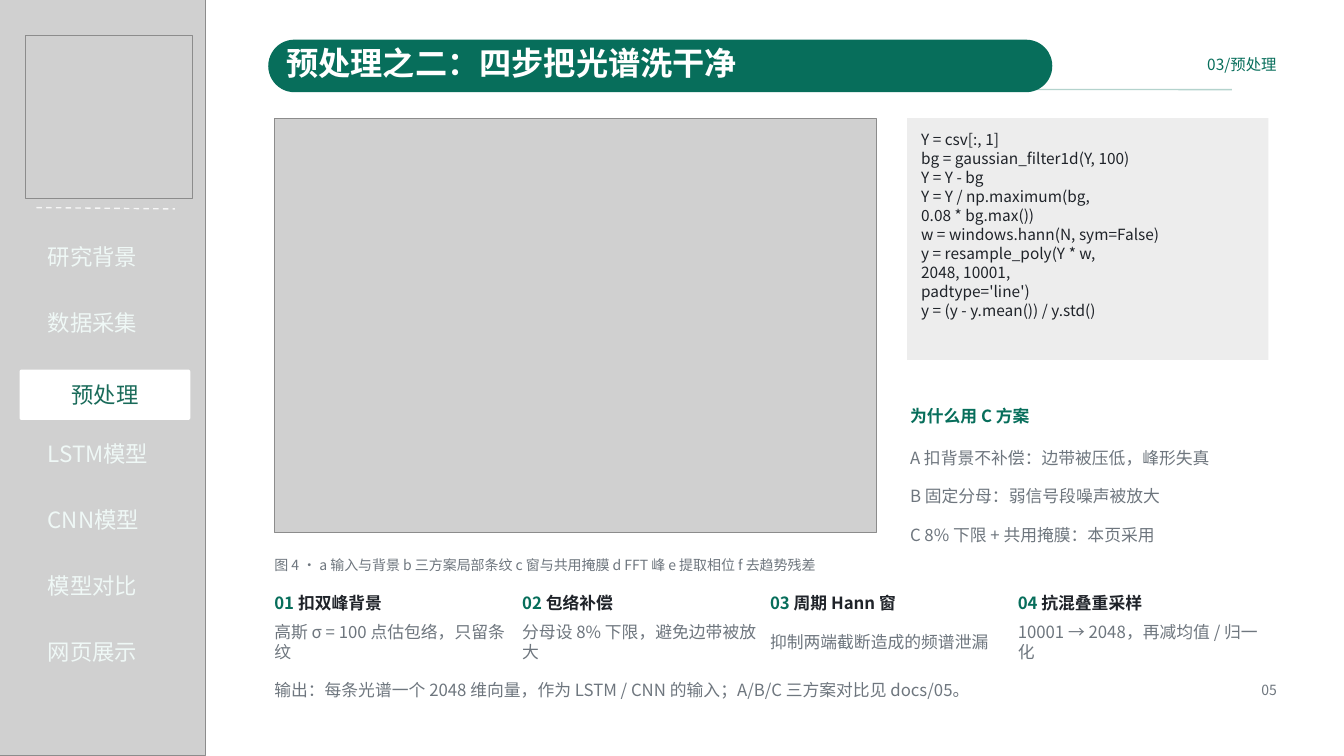
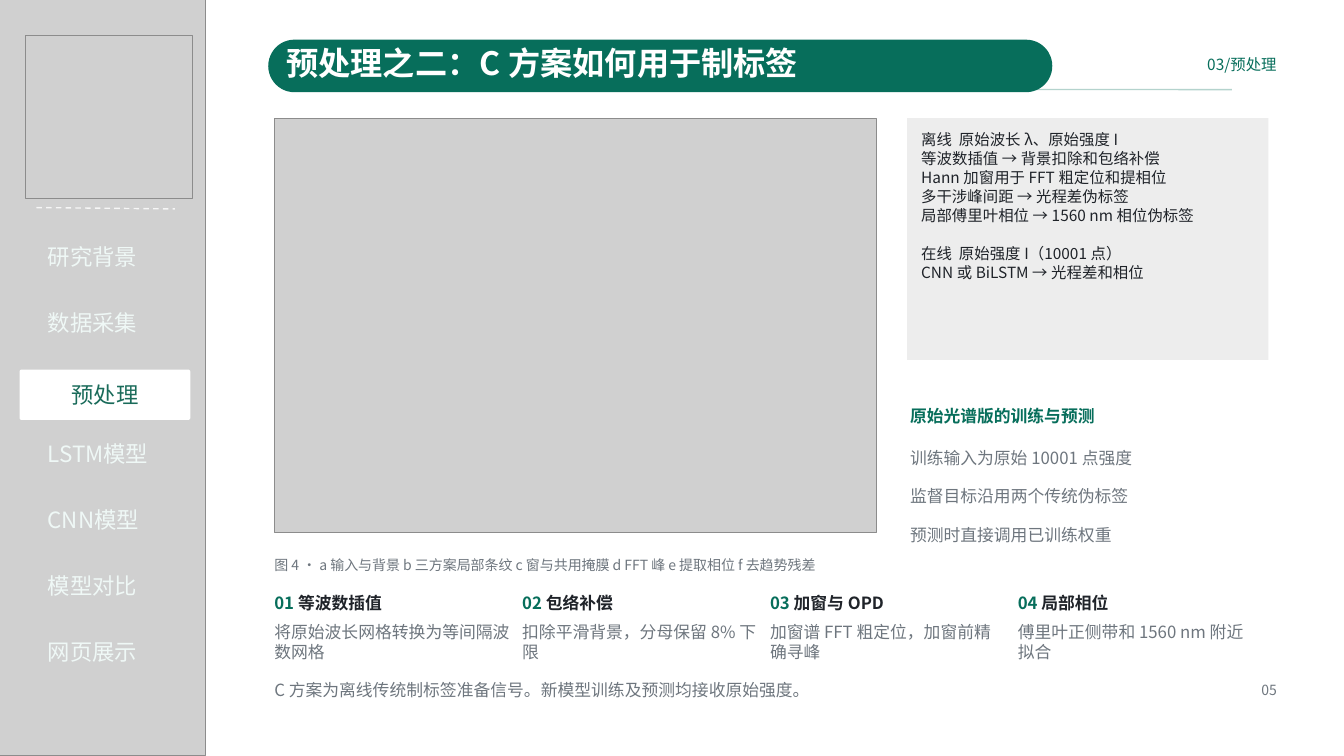
Before and after one commit to Kyson001/intelligent-demodulation-of-spectral-interference-signalsls, a slide deck: slide 5 of presentations/2.0.pptx. Drawn at 1344x756 pixels with LibreOffice and Linux fonts; fonts in the diff are those of the drawing; grey boxes stand for pictures. Boxes give left, top, right and bottom in pixels: in the first picture for what was removed or moved away, otherwise in the second. Text is boxed around its words. In the diff, an @@ line names an element or a change of style, - is before the commit and + after.

Commit message:
Train raw-spectrum CNN and BiLSTM and update project presentation

```diff
--- a/presentations/2.0.pptx
+++ b/presentations/2.0.pptx
@@ text at bbox=[286, 47, 798, 78]: text changed @@
-预处理之二：四步把光谱洗干净
+预处理之二：C 方案如何用于制标签
@@ text at bbox=[921, 132, 1194, 280]: text changed @@
-Y = csv[:, 1]
-bg = gaussian_filter1d(Y, 100)
-Y = Y - bg
-Y = Y / np.maximum(bg,
-0.08 * bg.max())
-w = windows.hann(N, sym=False)
-y = resample_poly(Y * w,
-2048, 10001,
-padtype='line')
-y = (y - y.mean()) / y.std()
+离线 原始波长 λ、原始强度 I
+等波数插值 → 背景扣除和包络补偿
+Hann 加窗用于 FFT 粗定位和提相位
+多干涉峰间距 → 光程差伪标签
+局部傅里叶相位 → 1560 nm 相位伪标签
+在线 原始强度 I（10001 点）
+CNN 或 BiLSTM → 光程差和相位
@@ text at bbox=[910, 407, 1095, 424]: text changed @@
-为什么用 C 方案
+原始光谱版的训练与预测
@@ text at bbox=[910, 450, 1132, 466]: text changed @@
-A 扣背景不补偿：边带被压低，峰形失真
+训练输入为原始 10001 点强度
@@ text at bbox=[910, 488, 1128, 504]: text changed @@
-B 固定分母：弱信号段噪声被放大
+监督目标沿用两个传统伪标签
@@ text at bbox=[910, 527, 1112, 543]: text changed @@
-C 8% 下限 + 共用掩膜：本页采用
+预测时直接调用已训练权重
@@ text at bbox=[274, 595, 382, 611]: text changed @@
-01 扣双峰背景
+01 等波数插值
@@ text at bbox=[770, 594, 884, 611]: text changed @@
-03 周期 Hann 窗
+03 加窗与 OPD
@@ text at bbox=[1018, 594, 1108, 611]: text changed @@
-04 抗混叠重采样
+04 局部相位
@@ text at bbox=[274, 624, 509, 660]: text changed @@
-高斯 σ = 100 点估包络，只留条纹
+将原始波长网格转换为等间隔波数网格
@@ text at bbox=[522, 624, 756, 659]: text changed @@
-分母设 8% 下限，避免边带被放大
+扣除平滑背景，分母保留 8% 下限
@@ text at bbox=[770, 624, 991, 659]: text changed @@
-抑制两端截断造成的频谱泄漏
+加窗谱 FFT 粗定位，加窗前精确寻峰
@@ text at bbox=[1018, 624, 1244, 660]: text changed @@
-10001 → 2048，再减均值 / 归一化
+傅里叶正侧带和 1560 nm 附近拟合
@@ text at bbox=[274, 682, 810, 698]: text changed @@
-输出：每条光谱一个 2048 维向量，作为 LSTM / CNN 的输入；A/B/C 三方案对比见 docs/05。
+C 方案为离线传统制标签准备信号。新模型训练及预测均接收原始强度。
```
Also in this commit, not shown: 13 other slides changed, 18 other files.
